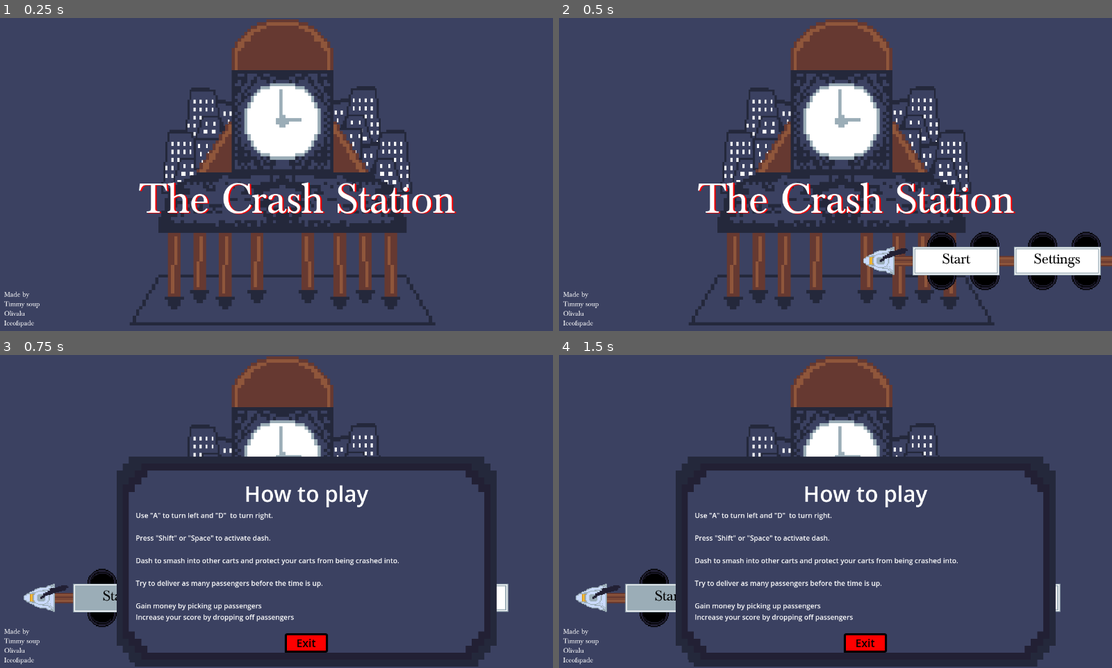
Above: before the commit, frames 1-4 (two rows, left to right).
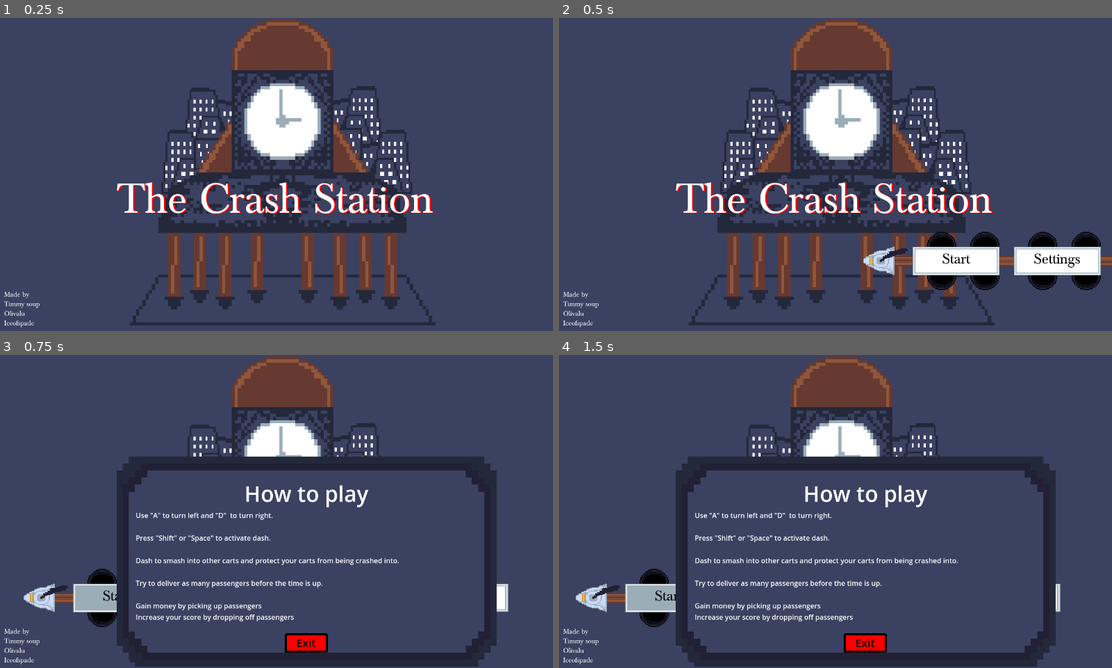
Above: after the commit, the same moments.

Repository: GodMadeEarth/Godot-Wild-Jam-59
Game: Godot game, scene res://sences/UI/menu.tscn
Same seed, same stepped clock (60 frames per second), same inputs: the game is played once before the commit and once after it.
Inputs (mouse positions are in pixels of both pictures, inside the frame that each line leads up to):
- Up to frame 1 (0.25 s): no input
- Up to frame 2 (0.5 s): no input
- Up to frame 3 (0.75 s): click (398, 599) at 0.5 s
- Up to frame 4 (1.5 s): tap Enter at 1.25 s; move the mouse to (957, 495) at 1.27 s; hold Up (ui_up) from 1.28 s (still down); tap Shift (Dash) at 1.35 s

The runs differ from the first frame. In frame 1, 2.8% of the frame differs, in the area x 21-83%, y 52-63%; in frame 2, 2.8%; in frame 3, nothing differs; in frame 4, nothing differs.

Commit message:
last moment edits

Diff:
--- a/Godot-wild-jam-59/saves/highscores.tres
+++ b/Godot-wild-jam-59/saves/highscores.tres
@@ -4,4 +4,4 @@
 
 [resource]
 script = ExtResource("1_u6dow")
-hightscores = Array[int]([2830])
+hightscores = Array[int]([])
--- a/Godot-wild-jam-59/sences/UI/menu.tscn
+++ b/Godot-wild-jam-59/sences/UI/menu.tscn
@@ -318,9 +318,9 @@
 position = Vector2(633, 146)
 
 [node name="Title" type="Label" parent="Node2D"]
-offset_left = -306.0
+offset_left = -357.0
 offset_top = 202.0
-offset_right = 366.0
+offset_right = 371.0
 offset_bottom = 342.0
 theme = SubResource("Theme_mgcs0")
 text = "The Crash Station"
